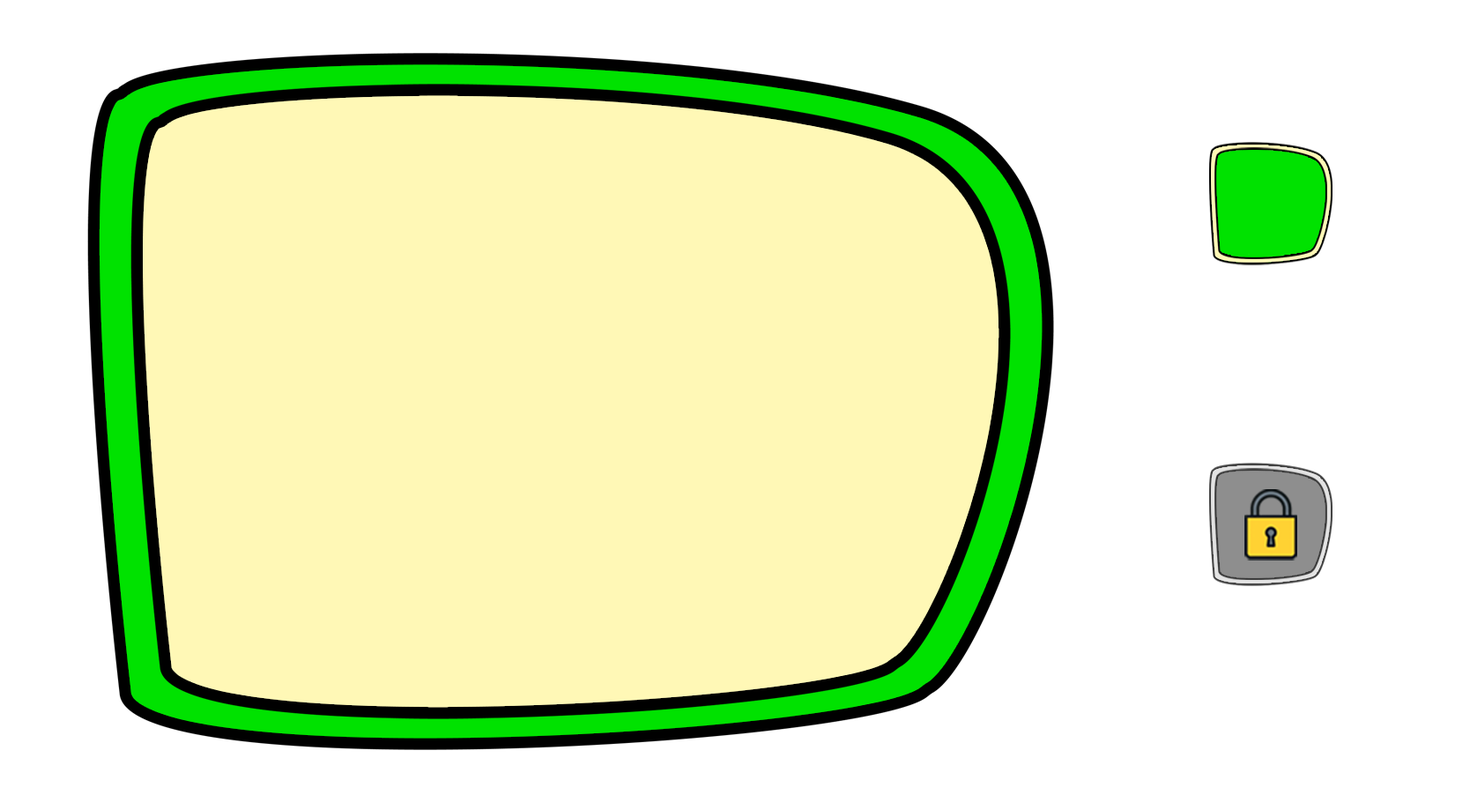
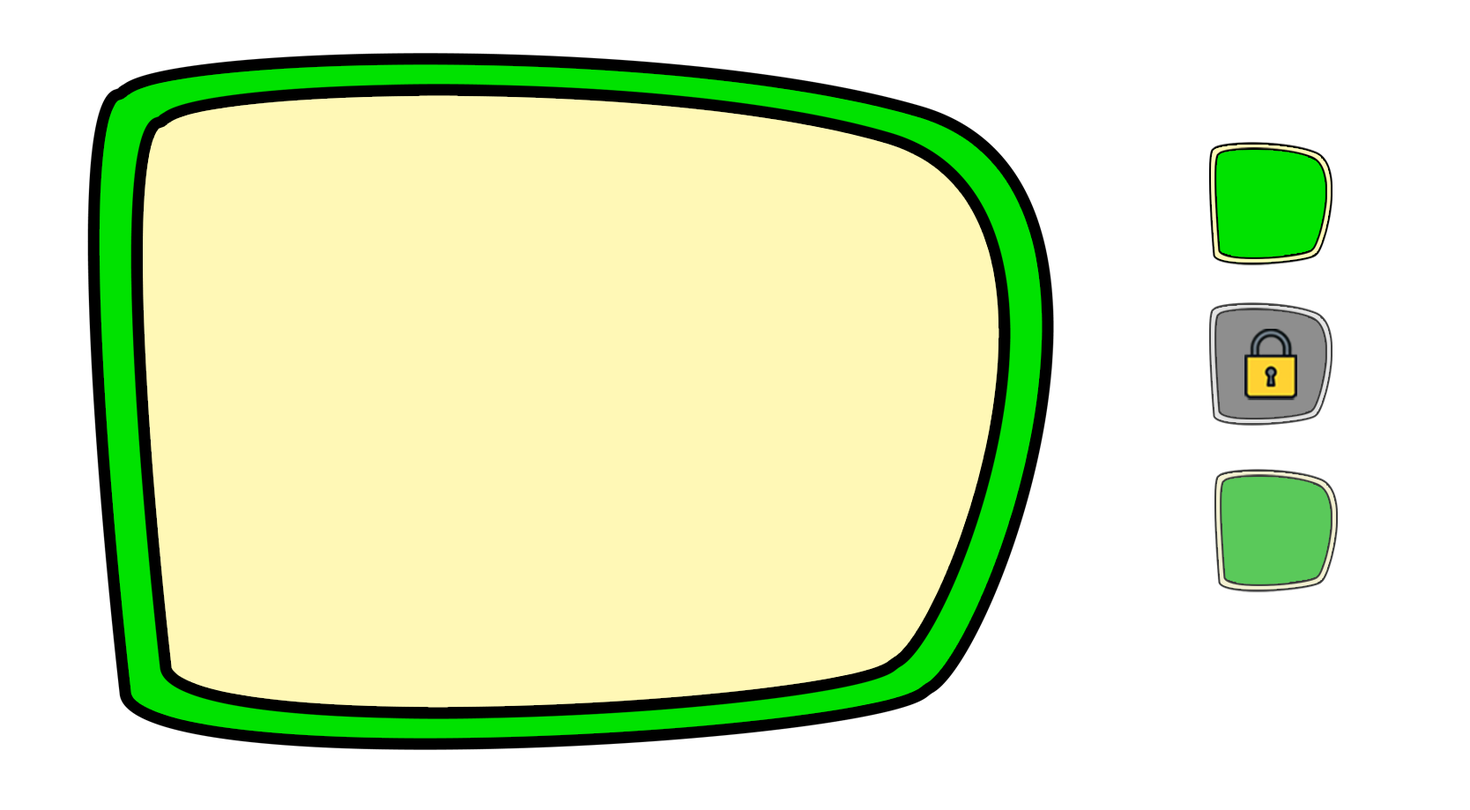
The second 1470 × 810 image is a revision of the first. Changes to its layers:
painted on "Camada 9" over box(1209, 302, 1333, 561)
renamed "Camada 8" to "Camada 11", opacity 75% → 100%, painted on it over box(1214, 468, 1339, 593)
removed layer "Camada 7" (was 75%) from group "Level" over box(1209, 462, 1333, 587)
